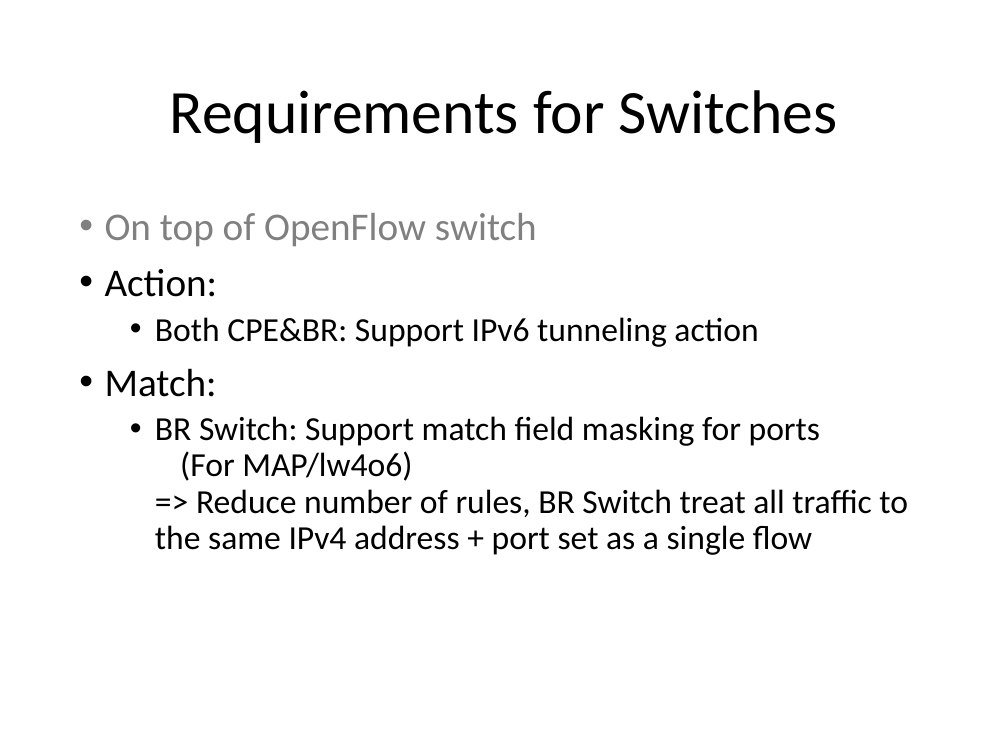
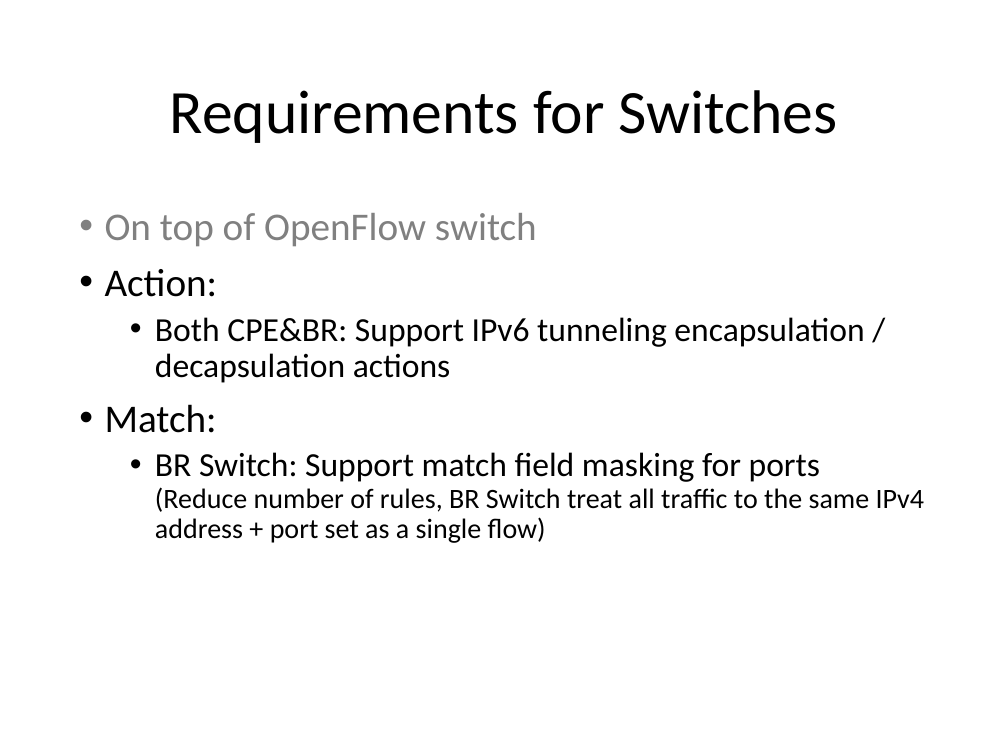
Before and after one commit to gnocuil/draft-sdn, a slide deck: slide 6 of Unified IPv6 Transition Framework With Flow-based Forwarding.pptx. Drawn at 1008x756 pixels with LibreOffice and Linux fonts; fonts in the diff are those of the drawing. Boxes give left, top, right and bottom in pixels: in the first picture for what was removed or moved away, otherwise in the second. Text is boxed around its words. In the diff, an @@ line names an element or a change of style, - is before the commit and + after.

```diff
--- a/Unified IPv6 Transition Framework With Flow-based Forwarding.pptx
+++ b/Unified IPv6 Transition Framework With Flow-based Forwarding.pptx
@@ text at bbox=[155, 317, 864, 383]: text changed @@
-  • Both CPE&BR: Support IPv6 tunneling action
+  • Both CPE&BR: Support IPv6 tunneling encapsulation / decapsulation actions
@@ text at bbox=[155, 452, 924, 543]: text changed; size 24 to 20 pt @@
-  • BR Switch: Support match field masking for ports
-    (For MAP/lw4o6)
-    => Reduce number of rules, BR Switch treat all traffic to the same IPv4 address + port set as a single flow
+  • BR Switch: Support match field masking for ports
+    (Reduce number of rules, BR Switch treat all traffic to the same IPv4 address + port set as a single flow)
```
Also in this commit, not shown: 7 other slides changed, 1 slide added, 1 slide removed.
